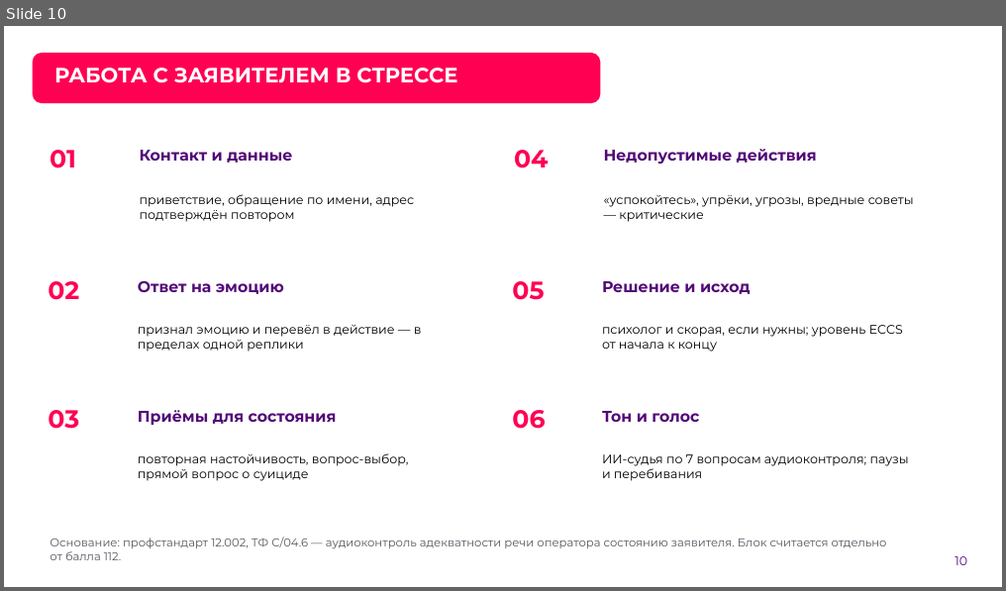
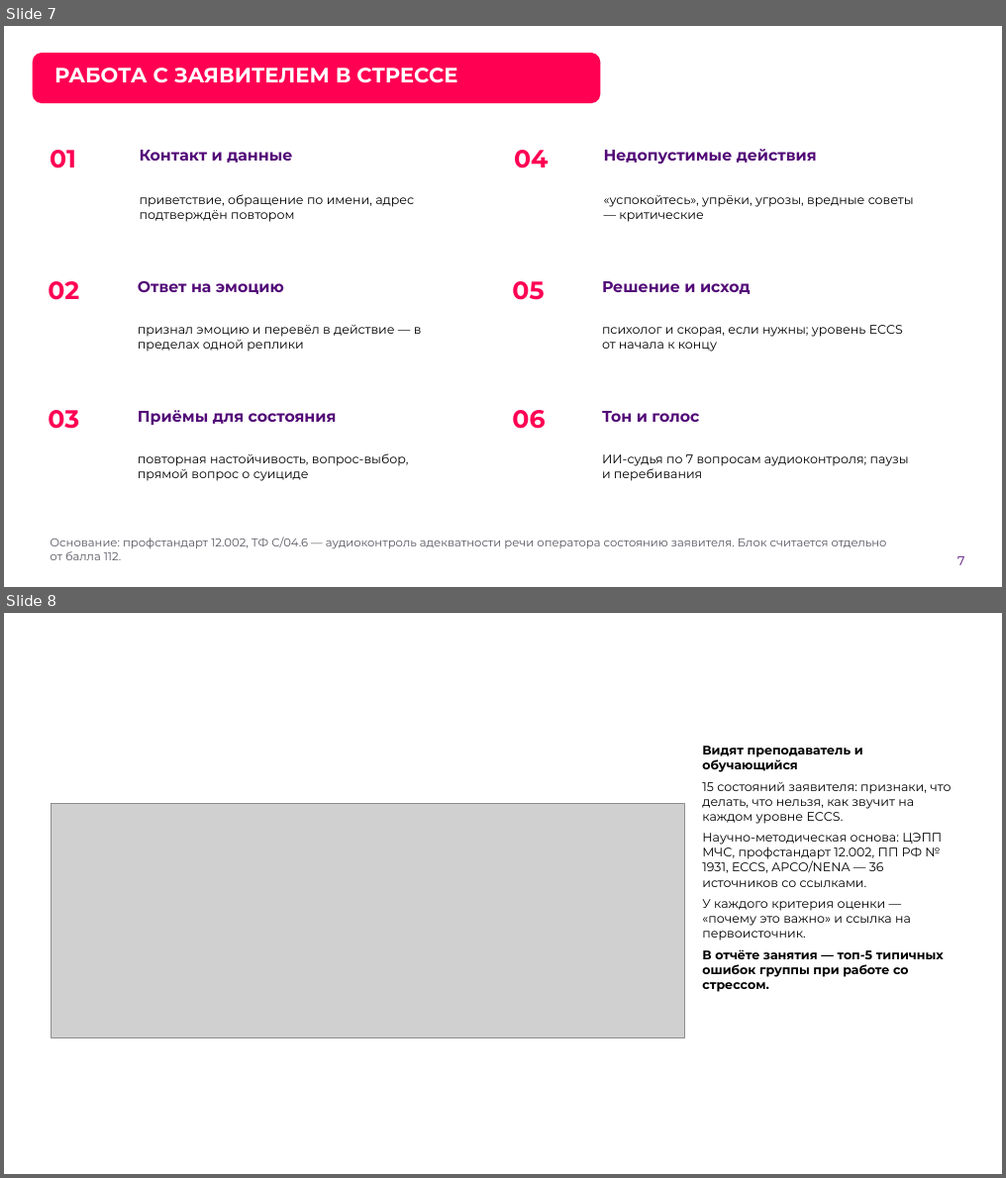
Before and after one commit to Fosh1er/MCHS_hack_AIskra, a slide deck: docs/presentation/АИскра_презентация_ЛЦТ2026.pptx. Shown one above the other, each under a label of ours: slide 10 before the commit, slides 7 and 8 after it. The pictures are 1006x591 and 1006x1178 pixels, drawn with LibreOffice and Linux fonts; fonts in the diff are those of the drawing; grey boxes stand for pictures; background and template pictures are left out. Boxes give left, top, right and bottom in pixels: in the first picture for what was removed or moved away, otherwise in the second. Text is boxed around its words. In the diff, an @@ line names an element or a change of style, - is before the commit and + after.

```diff
--- a/docs/presentation/АИскра_презентация_ЛЦТ2026.pptx
+++ b/docs/presentation/АИскра_презентация_ЛЦТ2026.pptx
@@ slide 8 added at (4, 613, 1002, 1174), background picture (left out) @@
@@ title added at (48, 647, 539, 691), 20 pt, text #FFFFFF, bold @@
+МЕТОДИКА — В ИНТЕРФЕЙСЕ
@@ text added at (702, 746, 950, 992), 12 pt, text #000000 @@
+Видят преподаватель и обучающийся
+15 состояний заявителя: признаки, что делать, что нельзя, как звучит на каждом уровне ECCS.
+Научно-методическая основа: ЦЭПП МЧС, профстандарт 12.002, ПП РФ № 1931, ECCS, APCO/NENA — 36 источников со ссылками.
+У каждого критерия оценки — «почему это важно» и ссылка на первоисточник.
+В отчёте занятия — топ-5 типичных ошибок группы при работе со стрессом.
@@ picture added at (52, 803, 684, 1038) @@
@@ page number added at (939, 1134, 984, 1163), 12 pt, text #FFFFFF @@
+8
@@ what was slide 10 is now slide 7 @@
@@ page number at (957, 557, 964, 566): text changed @@
-10
+7
```
Also in this commit, not shown: 6 slides changed, 6 other slides added, 5 other files.
